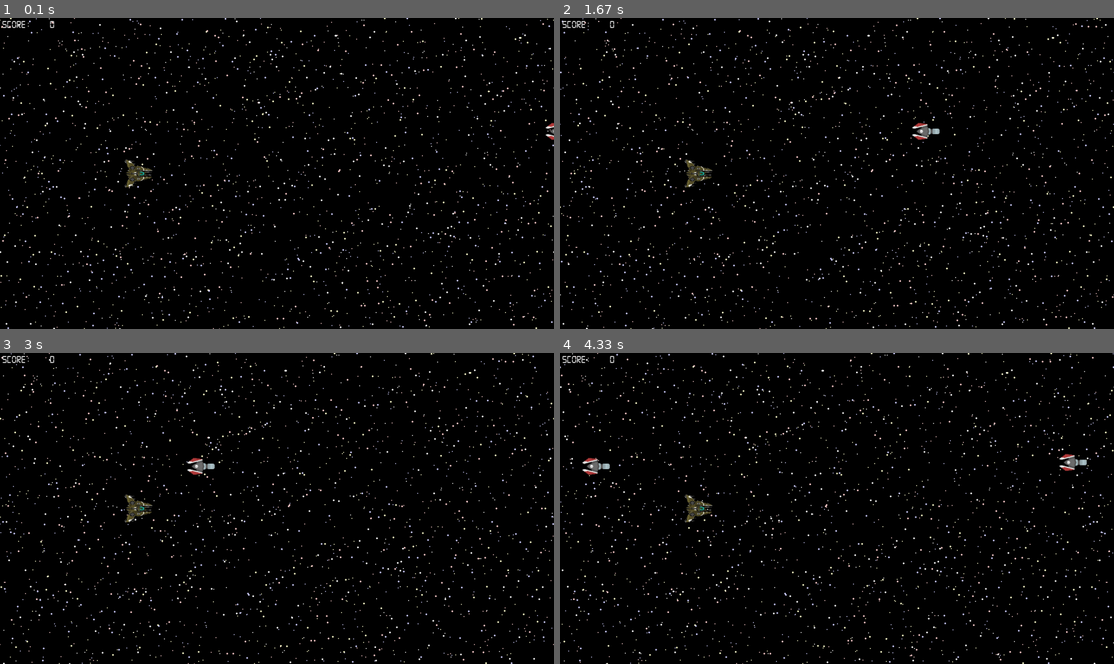
Above: before the commit, frames 1-4 (two rows, left to right).
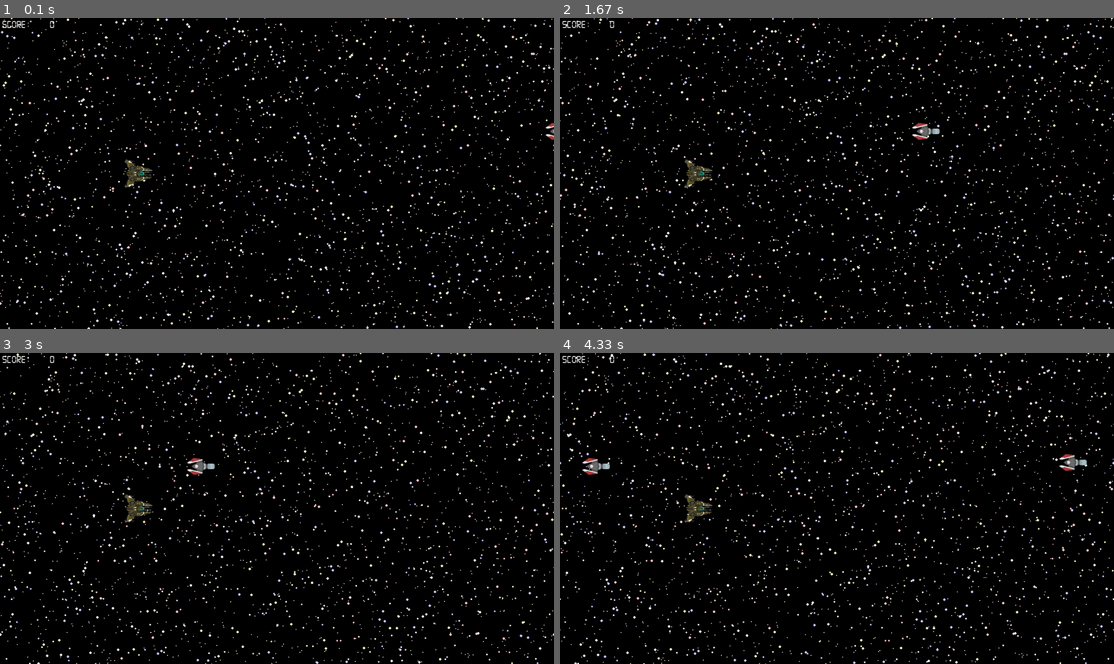
Above: after the commit, the same moments.

Repository: cacilhas/pygame-shooter-tutorial
Game: pygame game, started from main.py
The game is run twice, just before and just after one commit, with the same random seed, the same clock (stepped at 60 frames per second) and the same inputs.
Inputs:
- Up to frame 1 (0.1 s): no input
- Up to frame 2 (1.67 s): no input
- Up to frame 3 (3 s): no input
- Up to frame 4 (4.33 s): no input

The runs differ from the first frame. In frame 1, 5.4% of the frame differs, in the area x 0-100%, y 0-100%; in frame 2, 6.2%; in frame 3, 6.2%; in frame 4, 6.2%.

Commit message:
parallax finetune

Diff:
--- a/stars.py
+++ b/stars.py
@@ -21,9 +21,10 @@
         facets = self.facets = [
             Surface(RESOLUTION, pygame.SRCALPHA),
             Surface(RESOLUTION, pygame.SRCALPHA),
+            Surface(RESOLUTION, pygame.SRCALPHA),
         ]
-        self.speeds: list[float] = [20.0, 40.0]
-        self.xs: list[float] = [0.0, 0.0]
+        self.speeds: list[float] = [10.0, 20.0, 40.0]
+        self.xs: list[float] = [10.0, 0.0, 0.0]
 
         for i, facet in enumerate(facets):
             for x in range(0, width, 1 << i):
@@ -33,7 +34,7 @@
                     facet,
                     color,
                     (x, y),
-                    1 << i,
+                    i + 1,
                 )
 
     async def update(self, delta: float) -> Action | None:
